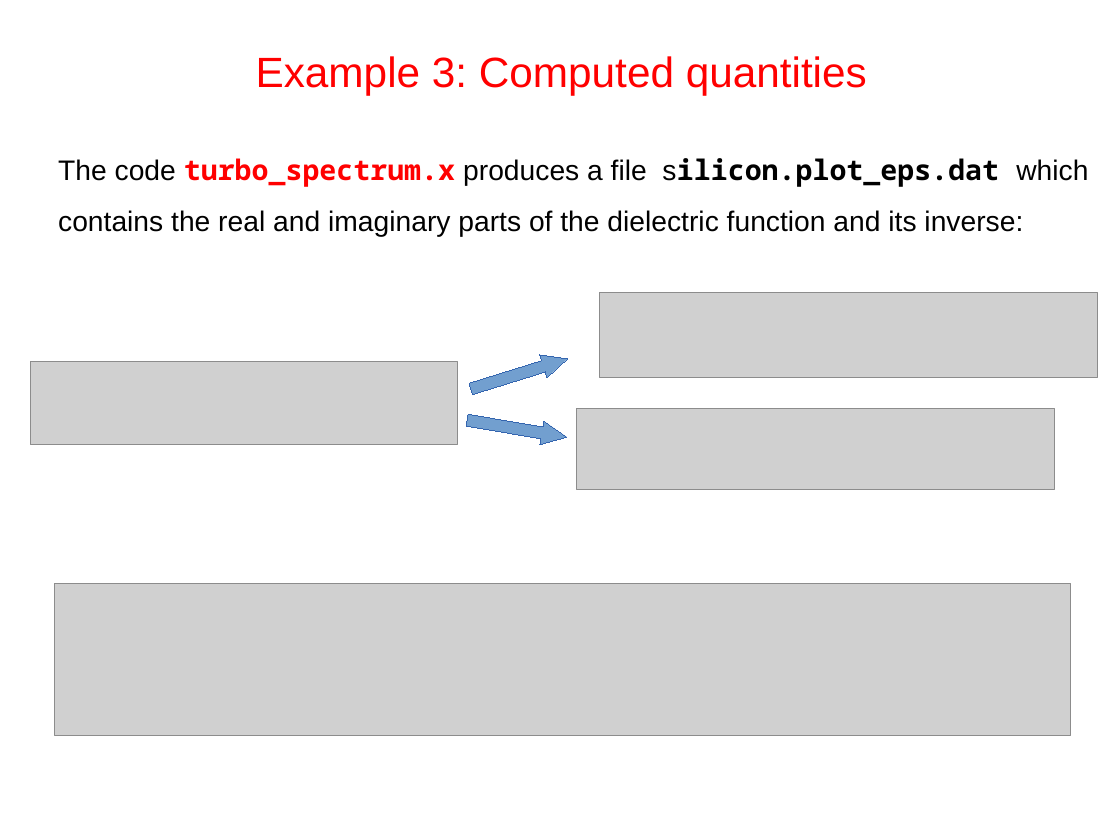
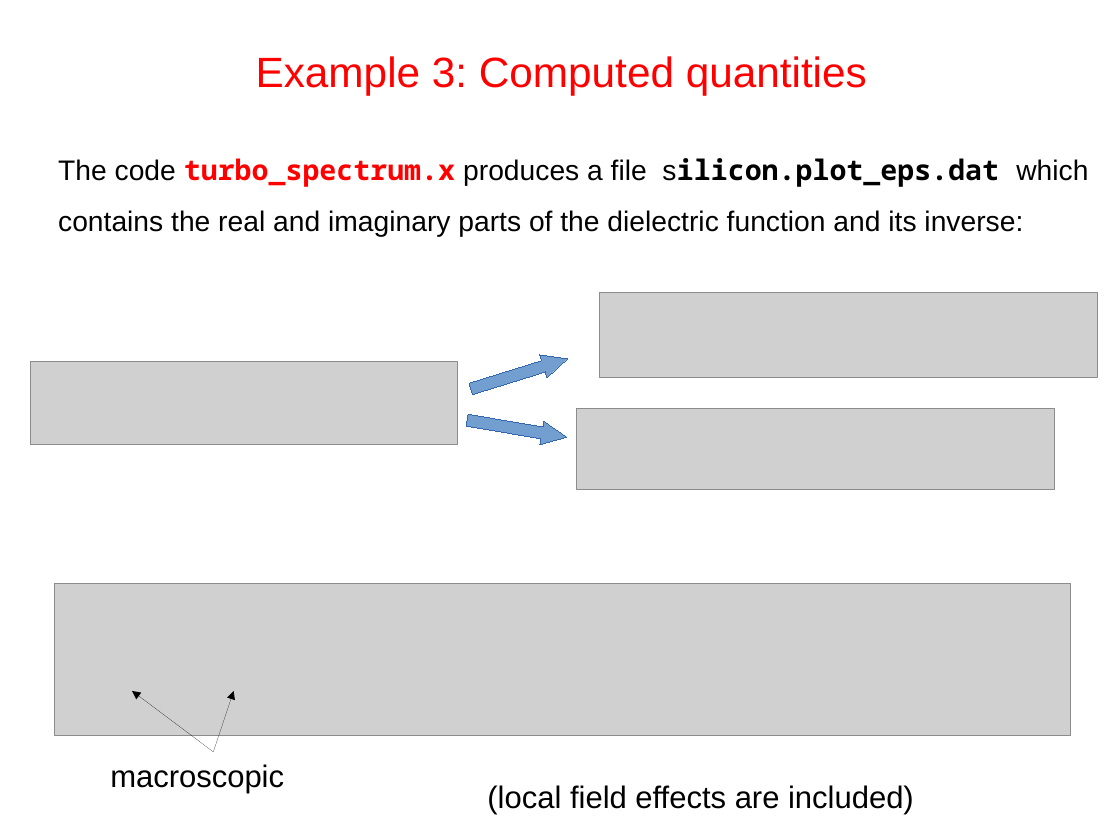
Before and after one commit to thepranab/materials-for-max-qe2021-online-school, a slide deck: slide 31 of slides.sources/handson-day6.odp. Drawn at 1120x840 pixels with LibreOffice and Linux fonts; fonts in the diff are those of the drawing; grey boxes stand for pictures. Boxes give left, top, right and bottom in pixels: in the first picture for what was removed or moved away, otherwise in the second. Text is boxed around its words. In the diff, an @@ line names an element or a change of style, - is before the commit and + after.

```diff
--- a/slides.sources/handson-day6.odp
+++ b/slides.sources/handson-day6.odp
@@ arrow added from (213, 752) to (132, 691), #000000 0 pt @@
@@ arrow added from (213, 752) to (234, 691), #000000 0 pt @@
@@ text added at [110, 764, 284, 794], 22 pt, text #000000 @@
+macroscopic
@@ text added at [487, 785, 914, 814], 22 pt, text #000000 @@
+(local field effects are included)
```
Also in this commit, not shown: 3 other slides changed, 1 other file.
